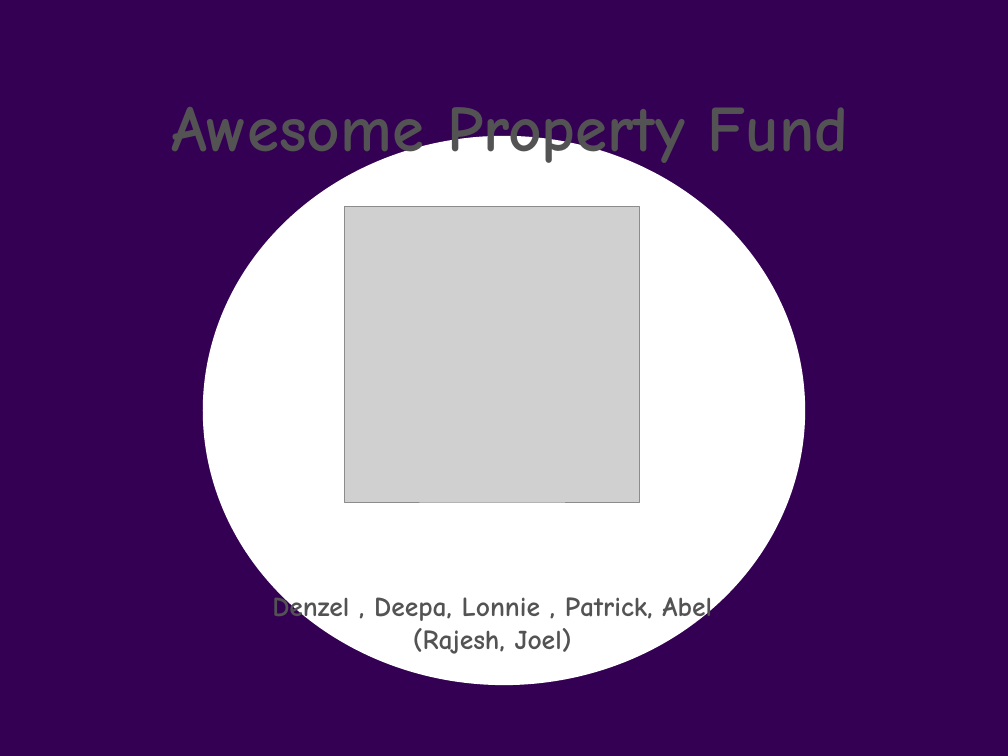
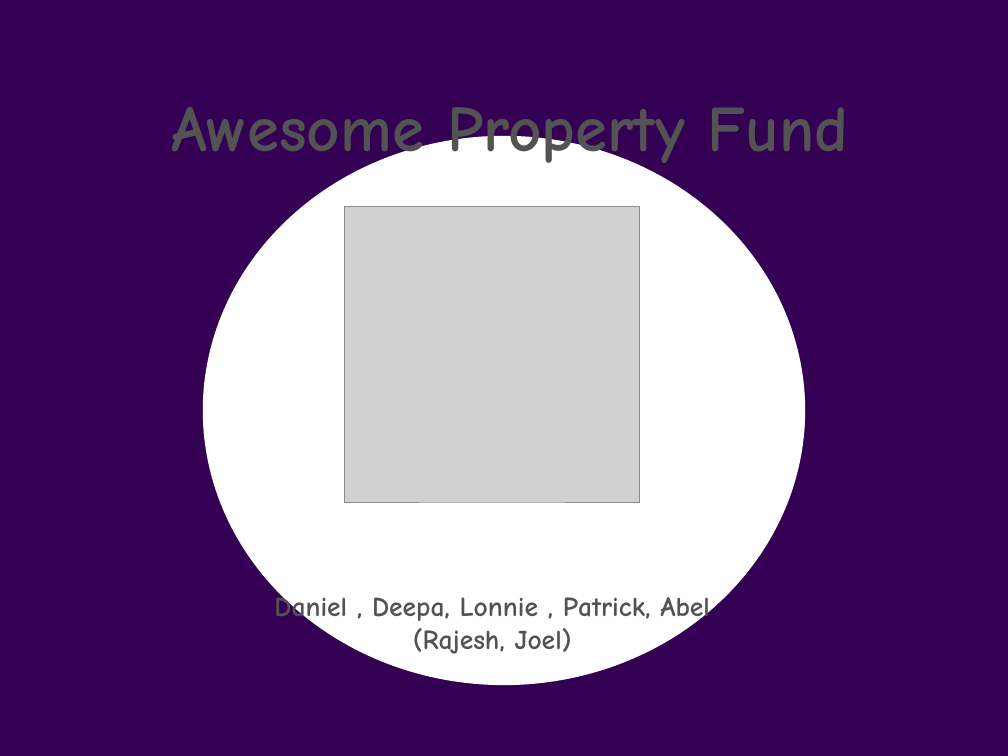
Before and after one commit to deepaverma79/cordacodeclub, a slide deck: slide 2 of CordaCodeClub.pptx. Drawn at 1008x756 pixels with LibreOffice and Linux fonts; fonts in the diff are those of the drawing; grey boxes stand for pictures; background and template pictures are left out. Boxes give left, top, right and bottom in pixels: in the first picture for what was removed or moved away, otherwise in the second. Text is boxed around its words. In the diff, an @@ line names an element or a change of style, - is before the commit and + after.

Commit message:
Updated Presentation

```diff
--- a/CordaCodeClub.pptx
+++ b/CordaCodeClub.pptx
@@ text at [274, 592, 710, 625]: text changed @@
-Denzel , Deepa, Lonnie , Patrick, Abel
+Daniel , Deepa, Lonnie , Patrick, Abel
```
Also in this commit, not shown: 2 other slides changed.
